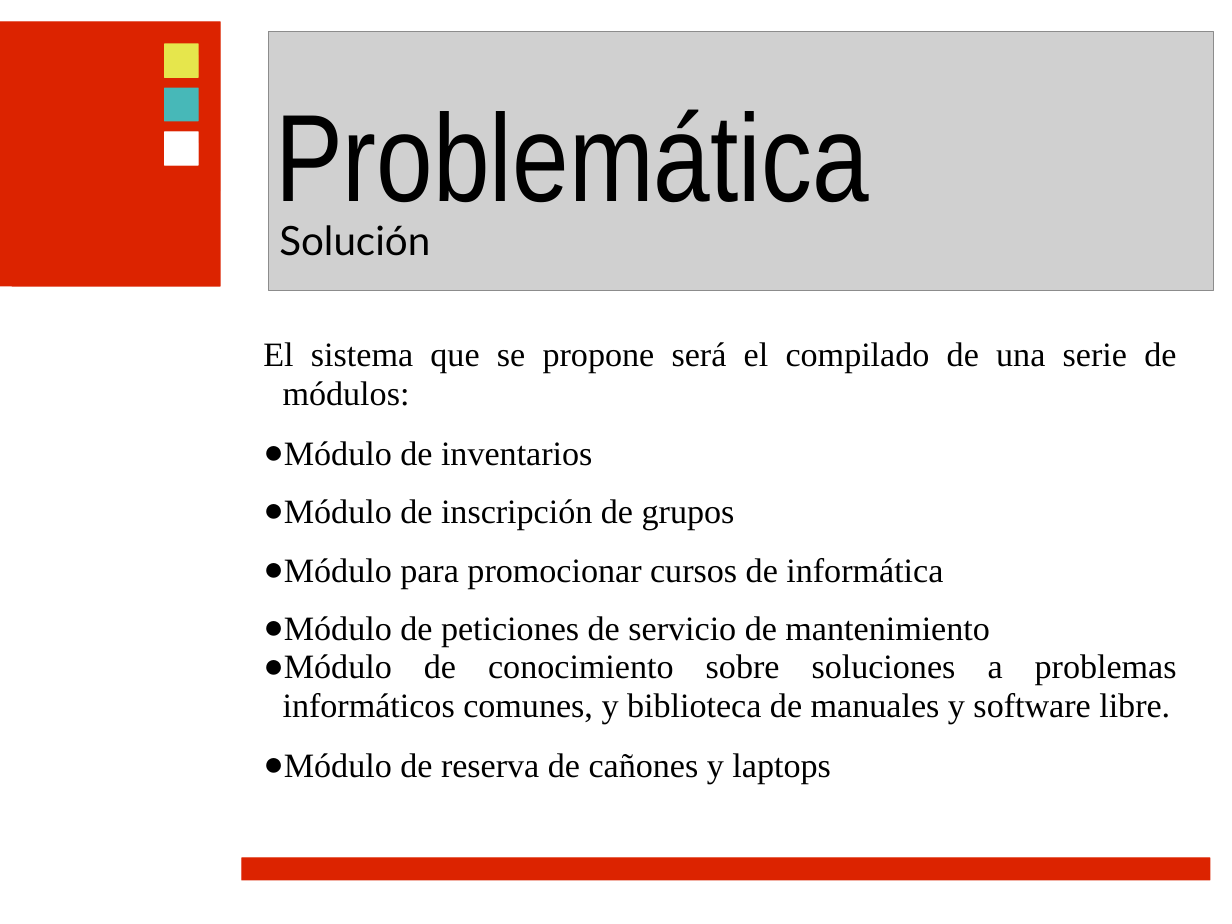
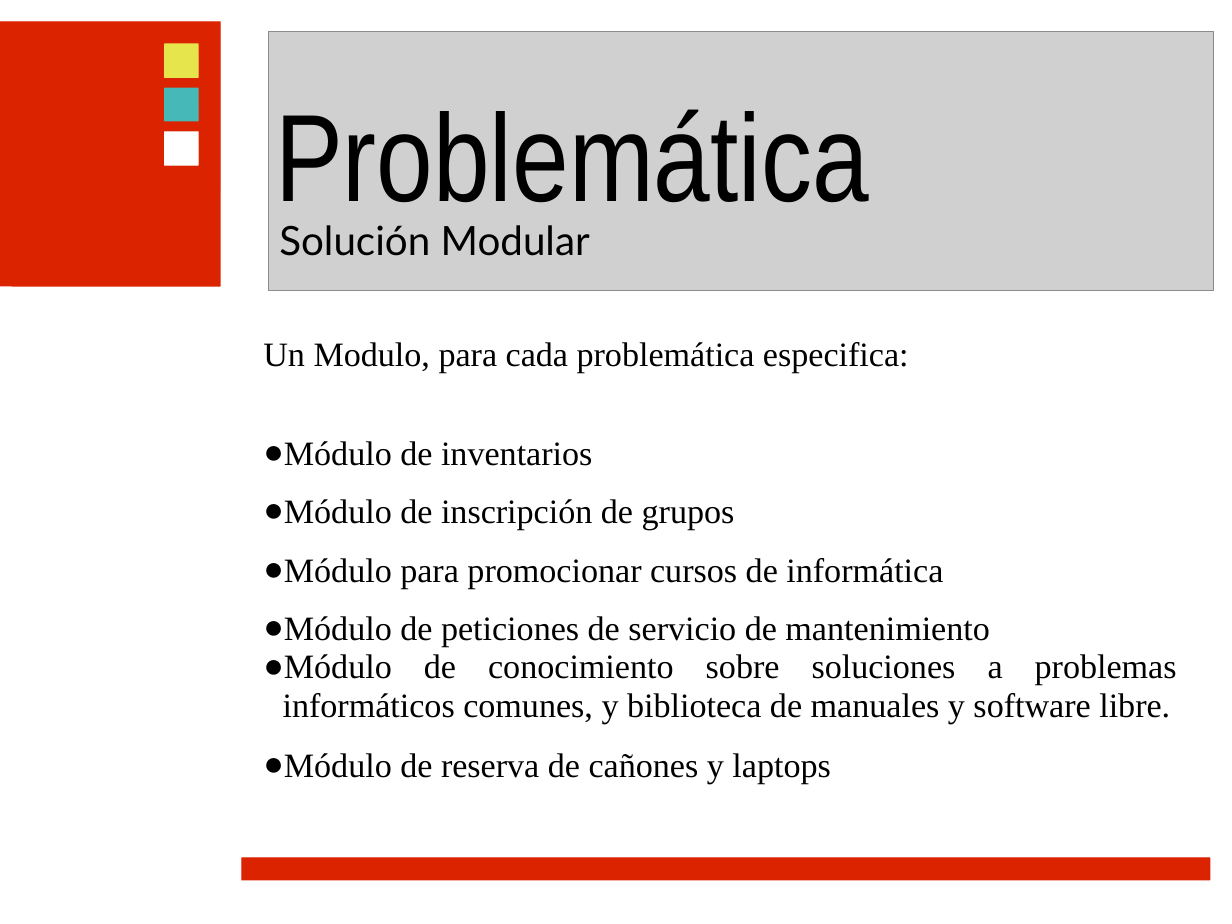
Before and after one commit to ramayac/jhard, a slide deck: slide 10 of presentaciones/primera defensa/jhard.ppt. Drawn at 1232x924 pixels with LibreOffice and Linux fonts; fonts in the diff are those of the drawing; grey boxes stand for pictures; background and template pictures are left out. Boxes give left, top, right and bottom in pixels: in the first picture for what was removed or moved away, otherwise in the second. Text is boxed around its words. In the diff, an @@ line names an element or a change of style, - is before the commit and + after.

```diff
--- a/presentaciones/primera defensa/jhard.ppt
+++ b/presentaciones/primera defensa/jhard.ppt
@@ text at [279,225,590,256]: text changed @@
-Solución
+Solución Modular
@@ text at [263,342,909,373]: text changed @@
-El sistema que se propone será el compilado de una serie de módulos:
+Un Modulo, para cada problemática especifica:
```
Also in this commit, not shown: 1 other slide changed.
